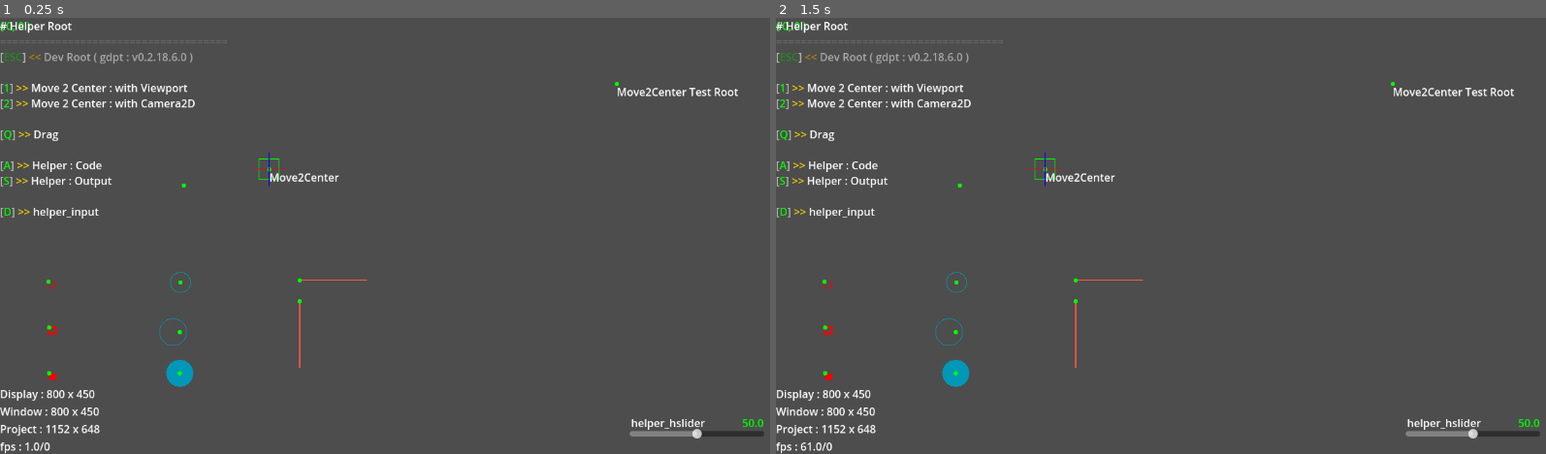
Above: before the commit, frames 1-2 (left to right).
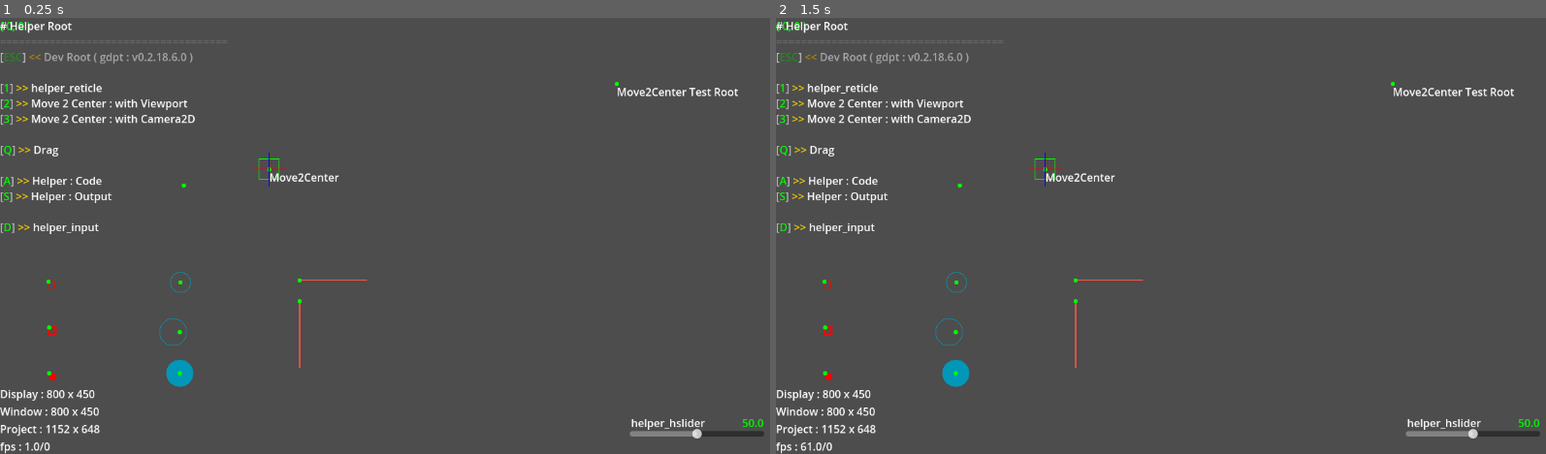
Above: after the commit, the same moments.

Repository: R2Road/godot_play_tool
Game: Godot game, scene res://test_helper/test_helper_root.tscn
The game is run twice, just before and just after one commit, with the same random seed, the same clock (stepped at 60 frames per second) and the same inputs. This scene is started directly instead of the project's main scene.
Inputs (mouse positions are in pixels of both pictures, inside the frame that each line leads up to):
- Up to frame 1 (0.25 s): no input
- Up to frame 2 (1.5 s): tap Enter at 0.5 s; move the mouse to (1338, 214) at 0.52 s; hold D 0.53-1.25 s; tap 1 at 0.6 s; click (1338, 214) at 0.67 s; tap Space at 0.77 s; tap 2 at 0.8 s; drag from (1007, 257) to (1122, 323) at 1.27 s

The runs differ from the first frame. In frame 1, 1.3% of the frame differs, in the area x 0-26%, y 15-50%; in frame 2, 1.3%.
Error in both runs: Out of bounds get index '1' (on base: 'Array[Dictionary]') (res://addons/godot_play_tool/scene/gdpt_scene.gd:25)

Commit message:
add scene : test_helper___reticle

Diff:
--- /dev/null
+++ b/project/test_helper/test_helper___reticle.gd
@@ -0,0 +1,21 @@
+class_name test_helper___reticle extends GDPTScene
+
+
+
+### GDPT Override ################################################
+static func scene_name()->String:
+	return "helper_reticle"
+
+
+static func scene_path()->String:
+	return super.scene_path()
+
+
+
+### Override #####################################################
+func _ready():
+	pam.set_name( scene_name() )
+	pam.add_split()
+	pam.add_back( Key.KEY_ESCAPE )
+	pam.add_split()
+	build_summary( eSceneType.TEST )
--- /dev/null
+++ b/project/test_helper/test_helper___reticle.tscn
@@ -0,0 +1,11 @@
+[gd_scene load_steps=3 format=3 uid="uid://gvh05ct73ntt"]
+
+[ext_resource type="Script" uid="uid://d35mt46o4kus" path="res://test_helper/test_helper___reticle.gd" id="1_gtt6u"]
+[ext_resource type="PackedScene" uid="uid://dsuaumbxcknhr" path="res://addons/godot_play_tool/helper/helper_0_0.tscn" id="2_1a6t4"]
+
+[node name="test_helper___reticle" type="Node2D"]
+script = ExtResource("1_gtt6u")
+
+[node name="Camera2D" type="Camera2D" parent="."]
+
+[node name="helper_0_0" parent="." instance=ExtResource("2_1a6t4")]
--- a/project/test_helper/test_helper_root.gd
+++ b/project/test_helper/test_helper_root.gd
@@ -18,8 +18,9 @@
 	pam.add_split()
 	pam.add_front( dev_root.scene_name(),			Key.KEY_ESCAPE, dev_root.scene_path() )
 	pam.add_lf()
-	pam.add_mover( test_helper___move2center_with_viewport.scene_name(),	Key.KEY_1, test_helper___move2center_with_viewport.scene_path() )
-	pam.add_mover( test_helper___move2center_with_camera2d.scene_name(),	Key.KEY_2, test_helper___move2center_with_camera2d.scene_path() )
+	pam.add_mover( test_helper___reticle.scene_name(),						Key.KEY_1, test_helper___reticle.scene_path() )
+	pam.add_mover( test_helper___move2center_with_viewport.scene_name(),	Key.KEY_2, test_helper___move2center_with_viewport.scene_path() )
+	pam.add_mover( test_helper___move2center_with_camera2d.scene_name(),	Key.KEY_3, test_helper___move2center_with_camera2d.scene_path() )
 	pam.add_lf()
 	pam.add_mover( test_helper___drag.scene_name(),			Key.KEY_Q, test_helper___drag.scene_path() )
 	pam.add_lf()
Not shown, added: project/test_helper/test_helper___reticle.gd.uid
